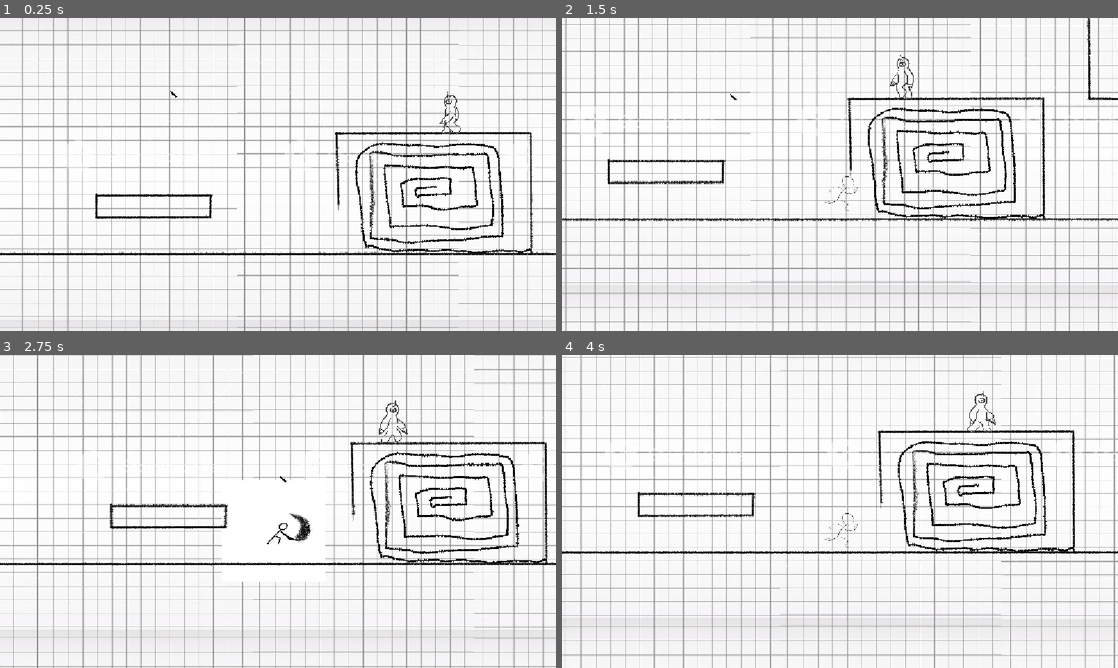
Above: before the commit, frames 1-4 (two rows, left to right).
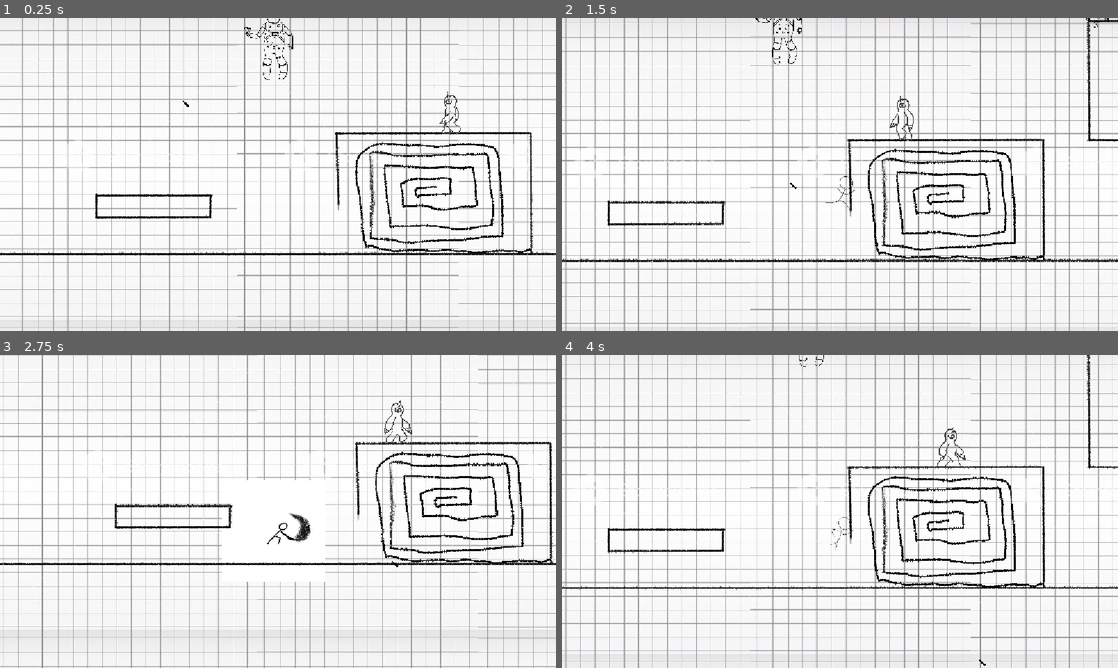
Above: after the commit, the same moments.

Repository: mortex1111/zavrsni
Game: Godot game, scene res://temp/temp_map.tscn
Two runs of this game, one before a commit and one after it. Both use one fixed random seed, a clock stepped at 60 frames per second and the inputs below.
Inputs (mouse positions are in pixels of both pictures, inside the frame that each line leads up to):
- Up to frame 1 (0.25 s): no input
- Up to frame 2 (1.5 s): tap Enter (ui_accept) at 0.5, 0.77, 0.8, 1.07, 1.35 s; move the mouse to (962, 158) at 0.52 s; hold Right (ui_right) from 0.53 s (still down); tap Shift (air_dodge, bound only after the commit) at 0.6 s; move the mouse to (728, 190) at 1.27 s
- Up to frame 3 (2.75 s): tap Enter (ui_accept) at 1.52, 1.82, 2.3 s; tap Shift (air_dodge, bound only after the commit) at 1.55 s; move the mouse to (333, 442) at 2.02 s; release Right (ui_right) at 2.03 s; press the mouse at (333, 442) at 2.03 s; hold Left (ui_left) from 2.03 s (still down)
- Up to frame 4 (4 s): move the mouse to (812, 574) at 2.77 s; release Left (ui_left) at 2.78 s; release the mouse at (812, 574) at 2.78 s; hold Right (ui_right) from 2.78 s (still down); tap Shift (air_dodge, bound only after the commit) at 2.85, 3.6 s; tap Enter (ui_accept) at 3.02, 3.32, 3.77, 3.8 s; move the mouse to (1006, 558) at 3.52 s

The runs differ from the first frame. In frame 1, 0.2% of the frame differs, in the area x 30-53%, y 0-29%; in frame 2, 17%; in frame 3, 14%; in frame 4, 29%, in the area x 0-100%, y 0-100%.

Commit message:
Air dodge, projektil i fixovi

Diff:
--- a/Enemies/astronaut/astronaut.gd
+++ b/Enemies/astronaut/astronaut.gd
@@ -1,10 +1,16 @@
 extends CharacterBody2D
 
 var check = preload("res://Enemies/astronaut/astronaut_check.tscn")
+var projectile = preload("res://Enemies/astronaut/astronaut_projectile.tscn")
 
-@export var radius: float = 600.0
-@export var speed: float = 50
+@onready var animated_sprite_2d: AnimatedSprite2D = $AnimatedSprite2D
 
+@export var shoot_delay: float = 4.0
+@export var radius: float = 400.0
+@export var speed: float = 75
+
+var shoot_timer: float = 0.0
+var player_in_range = false
 var traveling = false
 var next_pos
 
@@ -20,6 +26,13 @@
 
 
 func _physics_process(delta: float) -> void:
+
+	if player_in_range and shoot_timer >= shoot_delay:
+		$AnimationPlayer.play("shoot")
+		shoot_timer = 0.0
+	else:
+		shoot_timer += delta
+
 	if !traveling:
 		find_next_pos()
 		traveling = true
@@ -31,3 +44,16 @@
 		find_next_pos()
 
 	move_and_slide()
+
+func shoot():
+	var projectile_instance = projectile.instantiate()
+	add_child(projectile_instance)
+	projectile_instance.global_position = $Marker2D.global_position
+
+func _on_area_2d_body_entered(body: Node2D) -> void:
+	if body.is_in_group("Player") :
+		player_in_range = true
+
+func _on_area_2d_body_exited(body: Node2D) -> void:
+	if body.is_in_group("Player") :
+		player_in_range = false
--- a/Enemies/astronaut/astronaut.tscn
+++ b/Enemies/astronaut/astronaut.tscn
@@ -89,6 +89,100 @@
 [sub_resource type="RectangleShape2D" id="RectangleShape2D_rb6wy"]
 size = Vector2(205, 306)
 
+[sub_resource type="CircleShape2D" id="CircleShape2D_rb6wy"]
+radius = 789.1071
+
+[sub_resource type="Animation" id="Animation_rb6wy"]
+resource_name = "shoot"
+length = 0.921
+tracks/0/type = "value"
+tracks/0/imported = false
+tracks/0/enabled = true
+tracks/0/path = NodePath("AnimatedSprite2D:frame")
+tracks/0/interp = 1
+tracks/0/loop_wrap = true
+tracks/0/keys = {
+"times": PackedFloat32Array(0, 0.06666667, 0.13333334, 0.2, 0.26666668, 0.73333335, 0.76666665, 0.8, 0.8333333),
+"transitions": PackedFloat32Array(1, 1, 1, 1, 1, 1, 1, 1, 1),
+"update": 1,
+"values": [0, 1, 2, 3, 4, 5, 6, 7, 8]
+}
+tracks/1/type = "value"
+tracks/1/imported = false
+tracks/1/enabled = true
+tracks/1/path = NodePath("AnimatedSprite2D:animation")
+tracks/1/interp = 1
+tracks/1/loop_wrap = true
+tracks/1/keys = {
+"times": PackedFloat32Array(0),
+"transitions": PackedFloat32Array(1),
+"update": 1,
+"values": [&"shoot"]
+}
+tracks/2/type = "method"
+tracks/2/imported = false
+tracks/2/enabled = true
+tracks/2/path = NodePath(".")
+tracks/2/interp = 1
+tracks/2/loop_wrap = true
+tracks/2/keys = {
+"times": PackedFloat32Array(0.73333335),
+"transitions": PackedFloat32Array(1),
+"values": [{
+"args": [],
+"method": &"shoot"
+}]
+}
+
+[sub_resource type="Animation" id="Animation_ohx4t"]
+length = 0.001
+tracks/0/type = "value"
+tracks/0/imported = false
+tracks/0/enabled = true
+tracks/0/path = NodePath("AnimatedSprite2D:frame")
+tracks/0/interp = 1
+tracks/0/loop_wrap = true
+tracks/0/keys = {
+"times": PackedFloat32Array(0),
+"transitions": PackedFloat32Array(1),
+"update": 1,
+"values": [0]
+}
+
+[sub_resource type="Animation" id="Animation_f101j"]
+resource_name = "idle"
+tracks/0/type = "value"
+tracks/0/imported = false
+tracks/0/enabled = true
+tracks/0/path = NodePath("AnimatedSprite2D:animation")
+tracks/0/interp = 1
+tracks/0/loop_wrap = true
+tracks/0/keys = {
+"times": PackedFloat32Array(0),
+"transitions": PackedFloat32Array(1),
+"update": 1,
+"values": [&"idle"]
+}
+tracks/1/type = "value"
+tracks/1/imported = false
+tracks/1/enabled = true
+tracks/1/path = NodePath("AnimatedSprite2D:frame")
+tracks/1/interp = 1
+tracks/1/loop_wrap = true
+tracks/1/keys = {
+"times": PackedFloat32Array(0),
+"transitions": PackedFloat32Array(1),
+"update": 1,
+"values": [0]
+}
+
+[sub_resource type="AnimationLibrary" id="AnimationLibrary_4bfli"]
+_data = {
+&"RESET": SubResource("Animation_ohx4t"),
+&"idle": SubResource("Animation_f101j"),
+&"shoot": SubResource("Animation_rb6wy")
+}
+
 [node name="Astronaut" type="CharacterBody2D"]
 motion_mode = 1
 script = ExtResource("1_rb6wy")
@@ -97,8 +191,24 @@
 texture_filter = 2
 scale = Vector2(0.6, 0.6)
 sprite_frames = SubResource("SpriteFrames_rxxvu")
-animation = &"idle"
+animation = &"shoot"
 
 [node name="CollisionShape2D" type="CollisionShape2D" parent="."]
 position = Vector2(-15.5, -2)
 shape = SubResource("RectangleShape2D_rb6wy")
+
+[node name="Area2D" type="Area2D" parent="."]
+
+[node name="CollisionShape2D" type="CollisionShape2D" parent="Area2D"]
+shape = SubResource("CircleShape2D_rb6wy")
+
+[node name="Marker2D" type="Marker2D" parent="."]
+position = Vector2(-125, -29)
+
+[node name="AnimationPlayer" type="AnimationPlayer" parent="."]
+libraries = {
+&"": SubResource("AnimationLibrary_4bfli")
+}
+
+[connection signal="body_entered" from="Area2D" to="." method="_on_area_2d_body_entered"]
+[connection signal="body_exited" from="Area2D" to="." method="_on_area_2d_body_exited"]
--- a/Enemies/astronaut/astronaut_projectile.gd
+++ b/Enemies/astronaut/astronaut_projectile.gd
@@ -1,17 +1,20 @@
 extends CharacterBody2D
 
-@export var speed: int = 200
+@export var speed: int = 400
 
 @onready var player = get_tree().get_first_node_in_group("Player")
 
+
 var player_pos
+var player_dir
 
 func _ready() -> void:
 	player_pos = player.global_position
+	player_dir = global_position.direction_to(player_pos)
 	look_at(player_pos)
 
 func _physics_process(delta: float) -> void:
-	global_position = global_position.move_toward(player_pos, speed * delta)
+	global_position += player_dir * speed * delta
 
 	if global_position == player_pos:
 		queue_free()
--- a/Enemies/astronaut/astronaut_projectile.tscn
+++ b/Enemies/astronaut/astronaut_projectile.tscn
@@ -11,10 +11,9 @@
 script = ExtResource("1_wgtfj")
 
 [node name="CollisionShape2D" type="CollisionShape2D" parent="."]
-position = Vector2(-15.5, 1)
 shape = SubResource("RectangleShape2D_xcff4")
 
 [node name="Sprite2D" type="Sprite2D" parent="."]
-position = Vector2(-22, 1)
+position = Vector2(-6, 0)
 scale = Vector2(0.3, 0.3)
 texture = ExtResource("1_xcff4")
--- a/player/player.gd
+++ b/player/player.gd
@@ -3,15 +3,17 @@
 var gravity: float = ProjectSettings.get_setting("physics/2d/default_gravity")
 
 @onready var lgrab: RayCast2D = $Lgrab
-@onready var check_up: RayCast2D = $Lgrab/CheckUp
+@onready var check_up: RayCast2D = $CheckUp
 @export var HP: int = 3
 @export var accel: float = 0.8
 @export var speed: float = 600.0
+@export var dodge_speed: float = 2000.0
 @export var jump_velocity: float = -1100.0
 @export var jump_cutoff: float = -300.0
 @export var coyote_time: float = 0.15
 @export var jump_buffer_time: float = 0.15
 @export var hang_delay: float = 0.2
+@export var air_dodge_duration: float = 0.2
 @export var max_jumps: int = 2
 @export var attack_cool_len: int = 120
 @export var attack_len: int = 60
@@ -23,6 +25,7 @@
 var jump_buffer_timer: float = 0.0
 var hang_timer1: float = 0.0
 var hang_timer2: float = 0.0
+var air_dodge_timer: float = 0.0
 var jumps_done: int = 0
 var attacking = false
 var running = false
@@ -31,6 +34,9 @@
 var inAri = false
 var hanging = false
 var can_move = true
+var is_dodging = false
+var can_dodge = true
+var last_dir = 0
 
 func _physics_process(delta: float) -> void:
 	is_hanging()
@@ -43,7 +49,7 @@
 
 func is_hanging():
 	if lgrab.is_colliding() and !hanging and hang_timer1 <= 0.0:
-		if lgrab.get_collider().name == "temp":
+		if lgrab.get_collider().name == "map":
 			if !check_up.is_colliding():
 				velocity = Vector2.ZERO
 				var grab_position_x = lgrab.get_collision_point().x - 41
@@ -54,15 +60,17 @@
 				hanging = true
 
 func move_character(delta: float) -> void:
-		direction = Input.get_axis("ui_left", "ui_right")
+		if !is_dodging:
+			direction = Input.get_axis("ui_left", "ui_right")
 		if hanging:
+			is_dodging = false
 			hang_timer2 -= delta
 		if hanging and direction != 0 and hang_timer2 <= 0.0:
 			hanging = false
 		if !hanging:
 			hang_timer1 -= delta
 
-		if not is_on_floor() and !hanging:
+		if not is_on_floor() and !hanging and !is_dodging:
 			velocity.y += gravity * delta * 2.1
 			accel = 0.02
 		else:
@@ -70,12 +78,37 @@
 			coyote_timer = coyote_time
 			jumps_done = 0
 			accel = 0.04
-		if direction != 0 and !hanging:
+		if direction != 0 and !hanging and !is_dodging:
 			if abs(velocity.x) < speed:
 				velocity.x += direction * speed * accel
-		else:
+				print(velocity.x)
+		elif !is_dodging:
 			velocity.x = move_toward(velocity.x, 0, speed / 15)
-		if Input.is_action_just_pressed("ui_accept"):
+
+		if direction != 0:
+			last_dir = direction
+
+		if Input.is_action_just_pressed("air_dodge") and !is_on_floor() and !is_dodging and !hanging and can_dodge:
+			velocity.y = 0
+			velocity.x = 0
+			can_dodge = false
+			is_dodging = true
+
+		if is_on_floor():
+			air_dodge_timer = 0.0
+			can_dodge = true
+			is_dodging = false
+
+		if is_dodging:
+			velocity.x = last_dir * dodge_speed
+			air_dodge_timer += delta
+
+		if air_dodge_timer >= air_dodge_duration:
+			air_dodge_timer = 0.0
+			velocity.x = 0
+			is_dodging = false
+
+		if Input.is_action_just_pressed("ui_accept") and !is_dodging:
 			jump_buffer_timer = jump_buffer_time
 		if jump_buffer_timer > 0 and can_jump() and !hanging:
 			start_jump()
@@ -90,6 +123,7 @@
 	return false
 
 func start_jump():
+	velocity.x = abs(velocity.x) * direction
 	velocity.y = jump_velocity
 	is_jumping = true
 	coyote_timer = 0.0
@@ -108,7 +142,7 @@
 		idle = true
 	else:
 		idle = false
-	if velocity.x != 0:
+	if velocity.x != 0 and !is_dodging:
 		running = true
 	else:
 		running = false
@@ -132,6 +166,8 @@
 		$AnimationPlayer.play("hanging")
 	elif idle:
 		$AnimationPlayer.play("idle")
+	elif is_dodging:
+		$AnimationPlayer.play("air_dodge")
 
 func hit_box():
 	if $AnimationPlayer.is_playing() and $AnimationPlayer.current_animation == "attack":
--- a/project.godot
+++ b/project.godot
@@ -71,6 +71,11 @@
 , Object(InputEventJoypadButton,"resource_local_to_scene":false,"resource_name":"","device":-1,"button_index":2,"pressure":0.0,"pressed":false,"script":null)
 ]
 }
+air_dodge={
+"deadzone": 0.2,
+"events": [Object(InputEventKey,"resource_local_to_scene":false,"resource_name":"","device":-1,"window_id":0,"alt_pressed":false,"shift_pressed":false,"ctrl_pressed":false,"meta_pressed":false,"pressed":false,"keycode":0,"physical_keycode":4194325,"key_label":0,"unicode":0,"location":0,"echo":false,"script":null)
+]
+}
 
 [layer_names]
 
--- a/scenes/player.tscn
+++ b/scenes/player.tscn
@@ -9,6 +9,7 @@
 [ext_resource type="Texture2D" uid="uid://fq8gbqh8kh5x" path="res://temp/IMG-20251130-WA0005.jpg" id="7_f1ej7"]
 [ext_resource type="Texture2D" uid="uid://celxw3syt1rj6" path="res://temp/IMG-20251130-WA0006.jpg" id="8_oprun"]
 [ext_resource type="Texture2D" uid="uid://dah0p3e1alei" path="res://player/sprites/hanging.png" id="9_ur7pv"]
+[ext_resource type="Texture2D" uid="uid://s05aaegpi8dv" path="res://player/sprites/air_dodge.png" id="10_y4r1p"]
 
 [sub_resource type="CapsuleShape2D" id="CapsuleShape2D_a42rq"]
 radius = 51.25
@@ -312,10 +313,62 @@
 resource_name = "idle"
 step = 0.06
 
+[sub_resource type="Animation" id="Animation_d2wvv"]
+resource_name = "air_dodge"
+tracks/0/type = "value"
+tracks/0/imported = false
+tracks/0/enabled = true
+tracks/0/path = NodePath("Sprite2D:texture")
+tracks/0/interp = 1
+tracks/0/loop_wrap = true
+tracks/0/keys = {
+"times": PackedFloat32Array(0),
+"transitions": PackedFloat32Array(1),
+"update": 1,
+"values": [ExtResource("10_y4r1p")]
+}
+tracks/1/type = "value"
+tracks/1/imported = false
+tracks/1/enabled = true
+tracks/1/path = NodePath("Sprite2D:frame")
+tracks/1/interp = 1
+tracks/1/loop_wrap = true
+tracks/1/keys = {
+"times": PackedFloat32Array(0),
+"transitions": PackedFloat32Array(1),
+"update": 1,
+"values": [0]
+}
+tracks/2/type = "value"
+tracks/2/imported = false
+tracks/2/enabled = true
+tracks/2/path = NodePath("Sprite2D:hframes")
+tracks/2/interp = 1
+tracks/2/loop_wrap = true
+tracks/2/keys = {
+"times": PackedFloat32Array(0),
+"transitions": PackedFloat32Array(1),
+"update": 1,
+"values": [1]
+}
+tracks/3/type = "value"
+tracks/3/imported = false
+tracks/3/enabled = true
+tracks/3/path = NodePath("Sprite2D:vframes")
+tracks/3/interp = 1
+tracks/3/loop_wrap = true
+tracks/3/keys = {
+"times": PackedFloat32Array(0),
+"transitions": PackedFloat32Array(1),
+"update": 1,
+"values": [1]
+}
+
 [sub_resource type="AnimationLibrary" id="AnimationLibrary_jei4c"]
 _data = {
 &"RESET": SubResource("Animation_khc88"),
 &"Run": SubResource("Animation_w83sa"),
+&"air_dodge": SubResource("Animation_d2wvv"),
 &"attack": SubResource("Animation_dsqjq"),
 &"hanging": SubResource("Animation_y4r1p"),
 &"idle": SubResource("Animation_d72yr")
@@ -335,6 +388,7 @@
 zoom = Vector2(0.5, 0.5)
 
 [node name="Sprite2D" type="Sprite2D" parent="."]
+texture_filter = 2
 position = Vector2(-23, 1)
 texture = ExtResource("2_ur7pv")
 hframes = 10
@@ -357,11 +411,13 @@
 shape = SubResource("RectangleShape2D_jyy20")
 
 [node name="Lgrab" type="RayCast2D" parent="."]
-position = Vector2(0, -59.999992)
+position = Vector2(0, -48.749996)
+scale = Vector2(1, 10)
 target_position = Vector2(99.99999, 0)
 hit_from_inside = true
 
-[node name="CheckUp" type="RayCast2D" parent="Lgrab"]
-position = Vector2(100, -20.000004)
-target_position = Vector2(0, -160)
+[node name="CheckUp" type="RayCast2D" parent="."]
+position = Vector2(99.99999, -79.99999)
+scale = Vector2(0.99999994, 0.99999994)
+target_position = Vector2(0, -200)
 hit_from_inside = true
--- a/temp/temp_map.tscn
+++ b/temp/temp_map.tscn
@@ -843,7 +843,7 @@
 }
 
 [node name="Astronaut" parent="." instance=ExtResource("19_6aso7")]
-position = Vector2(1461, -625)
+position = Vector2(1423, -249)
 radius = 500.0
 
 [node name="astronaut_projectile" parent="." instance=ExtResource("20_31fwx")]
@@ -909,7 +909,7 @@
 disabled = true
 
 [node name="map" type="StaticBody2D" parent="."]
-collision_layer = 17
+collision_layer = 19
 collision_mask = 17
 
 [node name="CollisionPolygon2D" type="CollisionPolygon2D" parent="map"]
Not shown: 1 places in Enemies/astronaut/astronaut.tscn that only renumber resources
Binary file added: player/sprites/air_dodge.png
Not shown, added: player/sprites/air_dodge.png.import
Not shown: 1 places in scenes/player.tscn that only renumber resources
